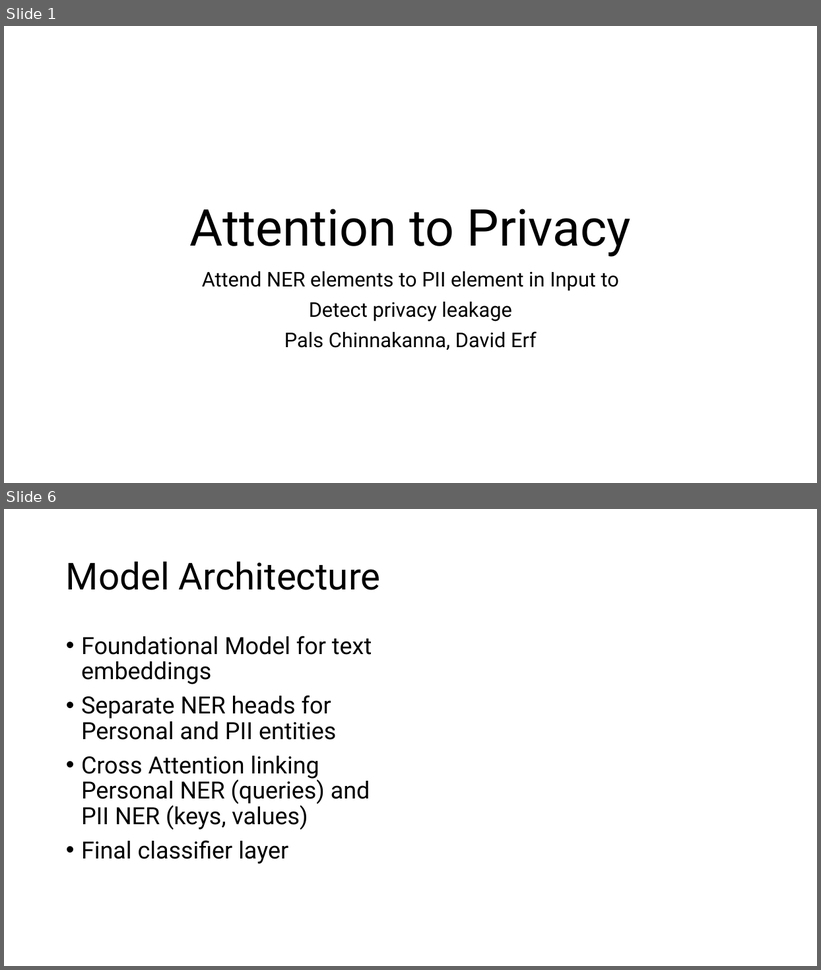
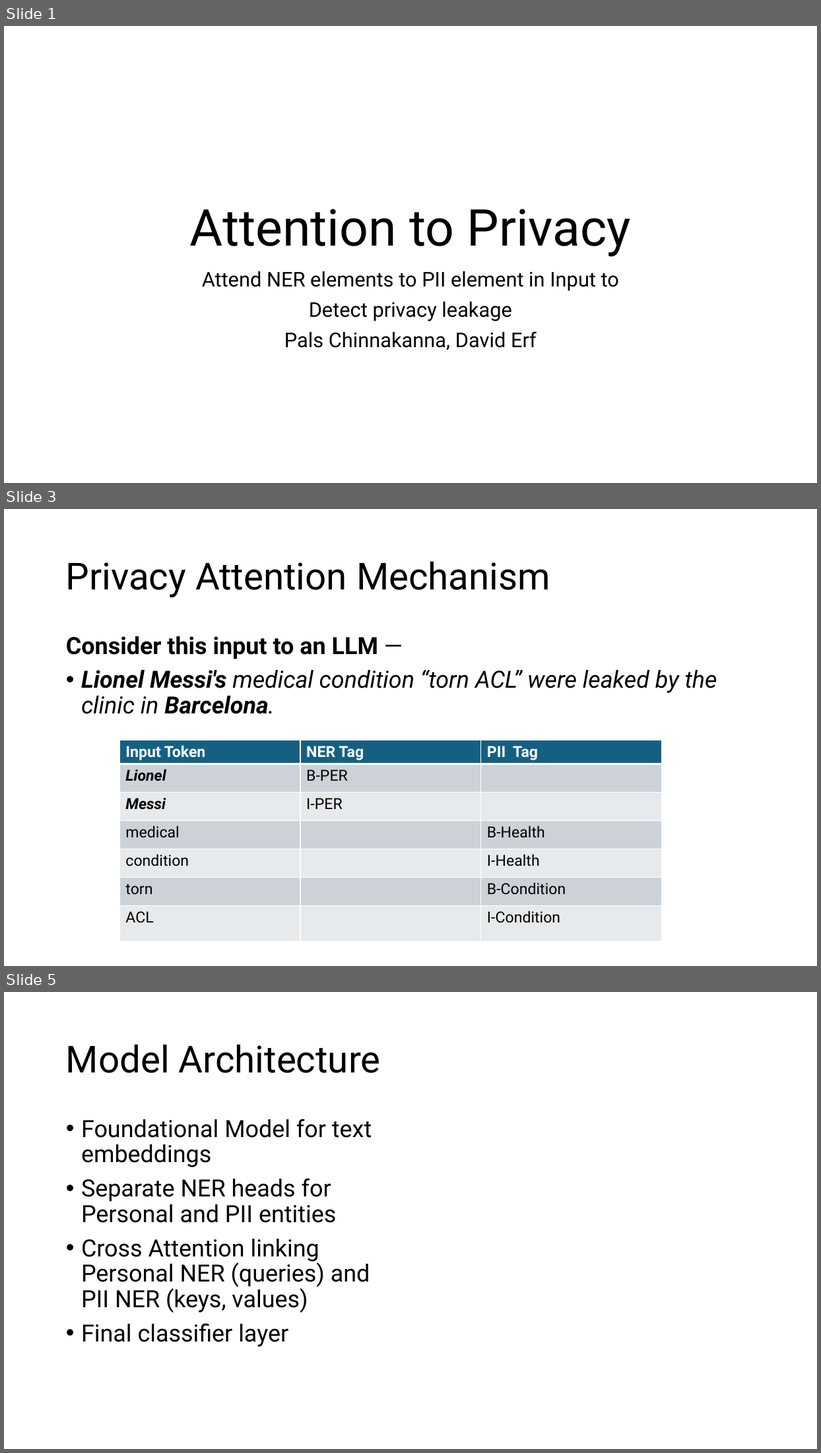
Before and after one commit to pals-ucb/privacy-ner-att, a slide deck: docs/final_presentation.pptx. Shown one above the other, each under a label of ours: slides 1 and 6 before the commit, slides 1, 3 and 5 after it; the slides between them are not shown. The pictures are 821x970 and 821x1453 pixels, drawn with LibreOffice and Linux fonts; fonts in the diff are those of the drawing. Boxes give left, top, right and bottom in pixels: in the first picture for what was removed or moved away, otherwise in the second. Text is boxed around its words. In the diff, an @@ line names an element or a change of style, - is before the commit and + after.

```diff
--- a/docs/final_presentation.pptx
+++ b/docs/final_presentation.pptx
@@ slide 3 added at (4, 509, 817, 966), background #FFFFFF @@
@@ title added at (66, 561, 550, 597), 44 pt, text #000000 @@
+Privacy Attention Mechanism
@@ text added at (66, 636, 717, 714), 28 pt, text #000000, italic @@
+Consider this input to an LLM —
+• Lionel Messi's medical condition “torn ACL” were leaked by the clinic in Barcelona.
@@ table added at (120, 740, 661, 942), 7 rows, 3 columns @@
+Input Token | NER Tag | PII Tag
+Lionel | B-PER | 
+Messi | I-PER | 
+medical |  | B-Health
+condition |  | I-Health
+torn |  | B-Condition
+ACL |  | I-Condition
@@ what was slide 6 is now slide 5 @@
```
Also in this commit, not shown: 3 slides changed, 2 other slides added, 3 slides removed.
